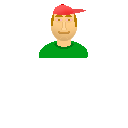
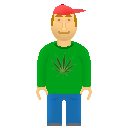
Layers edited between the first and the second 128x128 image:
renamed "Ebene 3" to "Ebene 5", painted on it over [36, 38, 92, 126]
removed layer "Ebene 1" over [57, 38, 71, 41]
removed layer "Hintergrund" over [36, 38, 92, 126]
